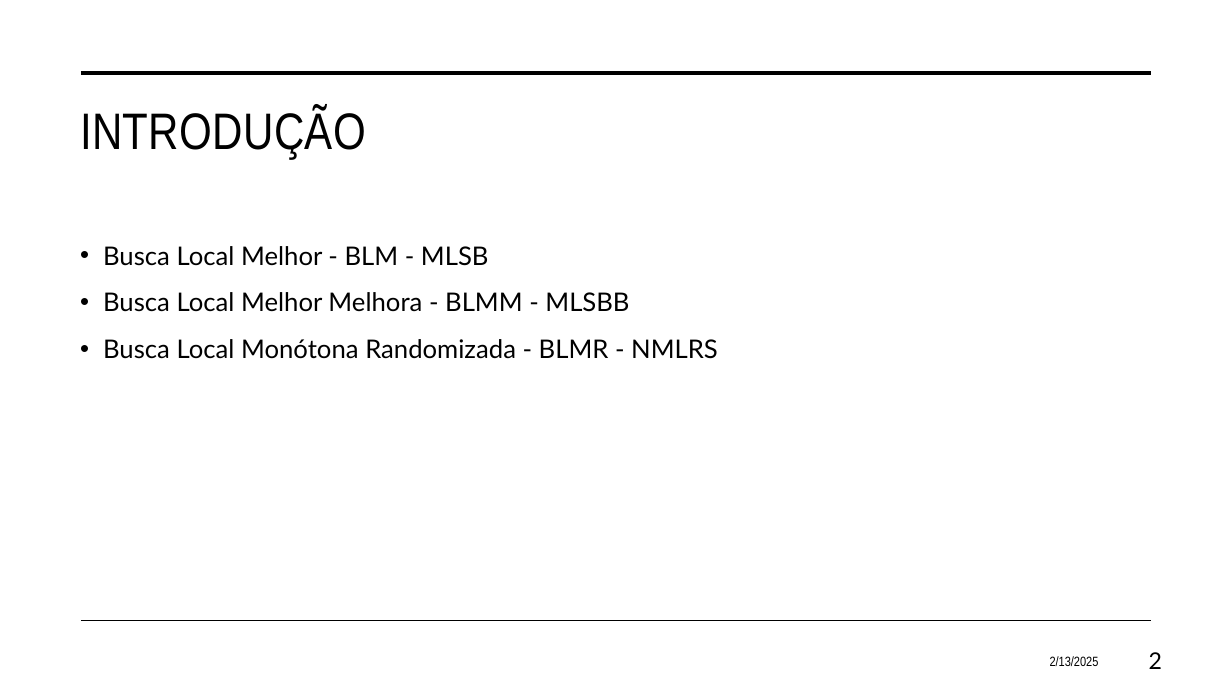
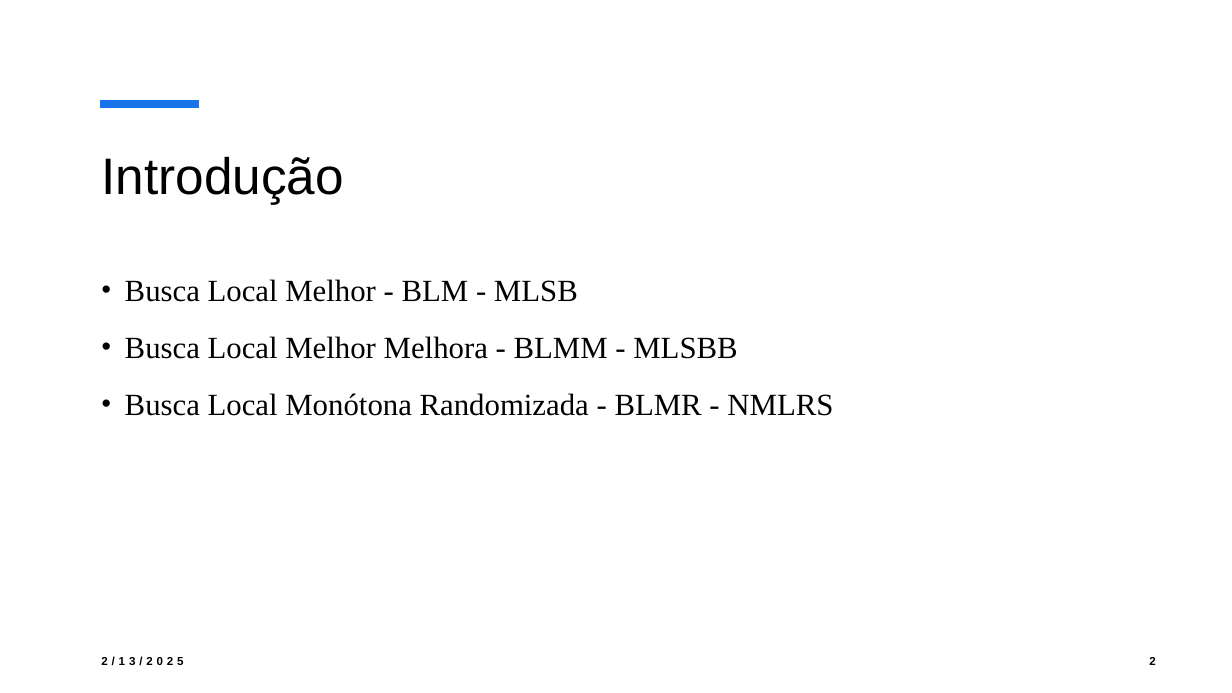
Before and after one commit to eduardosavian/heuristic-searches, a slide deck: slide 2 of documents/Presentation.pptx. Drawn at 1232x693 pixels with LibreOffice and Linux fonts; fonts in the diff are those of the drawing. Boxes give left, top, right and bottom in pixels: in the first picture for what was removed or moved away, otherwise in the second. Text is boxed around its words. In the diff, an @@ line names an element or a change of style, - is before the commit and + after.

```diff
--- a/documents/Presentation.pptx
+++ b/documents/Presentation.pptx
@@ line removed from (81, 73) to (1152, 73) @@
@@ line added from (100, 104) to (199, 104), #1973EB 6 pt @@
@@ title at (x1=102, y1=156, x2=344, y2=204): text changed; font Arial Narrow to Arial @@
-INTRODUÇÃO
+Introdução
@@ text "Busca Local Melhor - BLM ..." moved from (x1=103, y1=246, x2=718, y2=359) to (x1=125, y1=279, x2=833, y2=416) @@
@@ text "Busca Local Melhor - BLM ..." at (x1=125, y1=279, x2=833, y2=416): size 20 to 24 pt, font Lato to Times New Roman; line spacing 1.1 to 1.2 @@
@@ line removed from (81, 621) to (1152, 621) @@
@@ text "2/13/2025" moved from (x1=1050, y1=656, x2=1099, y2=666) to (x1=101, y1=656, x2=183, y2=666) @@
@@ text "2/13/2025" at (x1=101, y1=656, x2=183, y2=666): size 10.5 to 9 pt, font Arial Narrow to Arial, letter spacing 0 to 3 pt, bold on; alignment right to left @@
@@ page number at (x1=1149, y1=657, x2=1155, y2=665): size 18 to 9 pt, font Lato to Arial, letter spacing 0 to 3 pt, bold on @@
```
Also in this commit, not shown: 8 other slides changed, 18 slides added.
